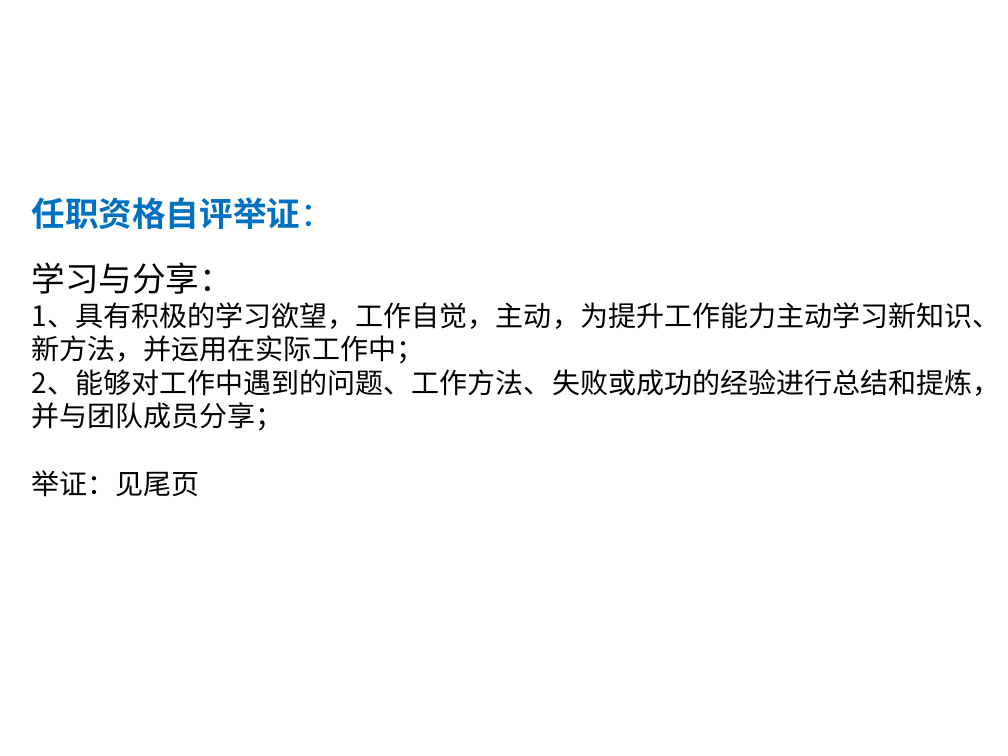
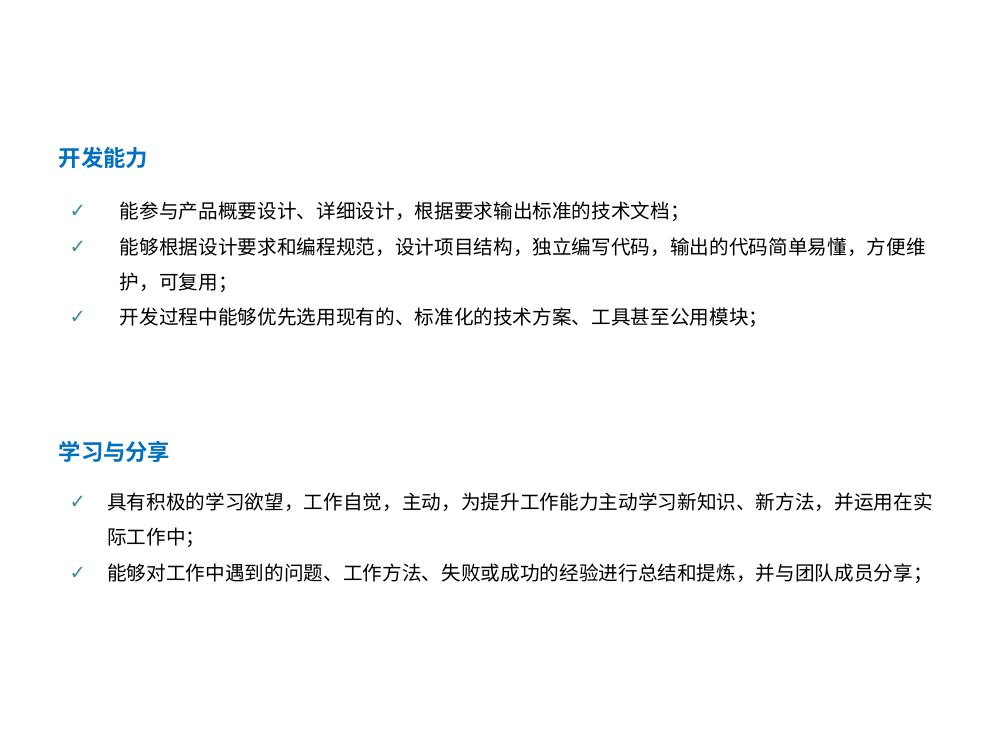
Before and after one commit to zhengyuliang/Blog-Back-Up, a slide deck: slide 21 of ppt/转正答辩汇报_郑宇亮.pptx (slide 28 before the commit). Drawn at 1008x756 pixels with LibreOffice and Linux fonts; fonts in the diff are those of the drawing; background and template pictures are left out. Boxes give left, top, right and bottom in pixels: in the first picture for what was removed or moved away, otherwise in the second. Text is boxed around its words. In the diff, an @@ line names an element or a change of style, - is before the commit and + after.

```diff
--- a/ppt/转正答辩汇报_郑宇亮.pptx
+++ b/ppt/转正答辩汇报_郑宇亮.pptx
@@ text added at [59,147,148,168], 16 pt, text #0070C0, bold @@
+开发能力
@@ text added at [120,201,926,327], 14 pt, text #000000 @@
+✓ 能参与产品概要设计、详细设计，根据要求输出标准的技术文档；
+✓ 能够根据设计要求和编程规范，设计项目结构，独立编写代码，输出的代码简单易懂，方便维护，可复用；
+✓ 开发过程中能够优先选用现有的、标准化的技术方案、工具甚至公用模块；
@@ text added at [59,441,171,462], 16 pt, text #0070C0, bold @@
+学习与分享
@@ text at [107,492,932,583]: text changed; size 20 to 14 pt @@
-任职资格自评举证：
-学习与分享：
-1、具有积极的学习欲望，工作自觉，主动，为提升工作能力主动学习新知识、新方法，并运用在实际工作中；
-2、能够对工作中遇到的问题、工作方法、失败或成功的经验进行总结和提炼，并与团队成员分享；
-举证：见尾页
+✓ 具有积极的学习欲望，工作自觉，主动，为提升工作能力主动学习新知识、新方法，并运用在实际工作中；
+✓ 能够对工作中遇到的问题、工作方法、失败或成功的经验进行总结和提炼，并与团队成员分享；
@@ title at [107,492,932,511]: text changed @@
-个人自评：任职资格认证
+个人自评
```
Also in this commit, not shown: 18 other slides changed, 3 slides added, 14 slides removed.
